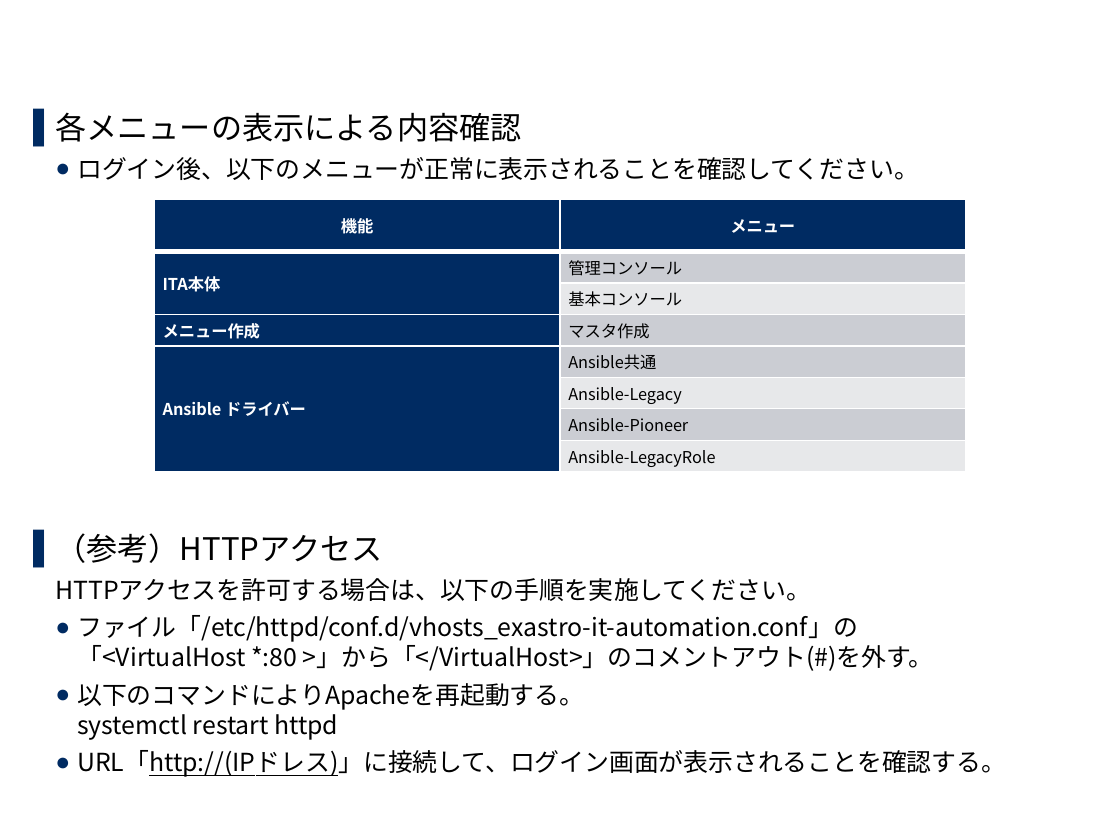
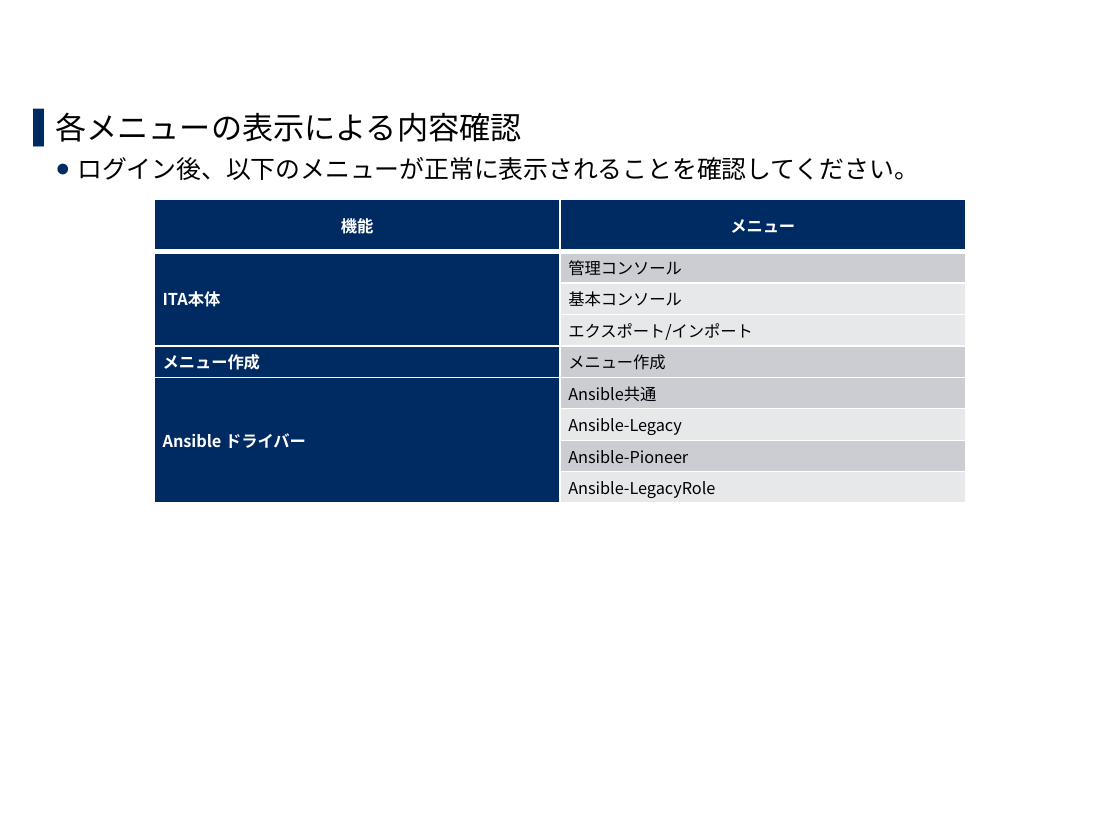
Before and after one commit to exastro-suite/it-automation-docs, a slide deck: slide 24 of asset/Learn_ja/ITA-offline-install_ja.pptx (slide 26 before the commit). Drawn at 1120x840 pixels with LibreOffice and Linux fonts; fonts in the diff are those of the drawing; background and template pictures are left out. Boxes give left, top, right and bottom in pixels: in the first picture for what was removed or moved away, otherwise in the second. Text is boxed around its words. In the diff, an @@ line names an element or a change of style, - is before the commit and + after.

```diff
--- a/asset/Learn_ja/ITA-offline-install_ja.pptx
+++ b/asset/Learn_ja/ITA-offline-install_ja.pptx
@@ table at [155, 199, 965, 503] @@
-row 4: メニュー作成 | マスタ作成
+row 4:  | エクスポート/インポート
+row 5: メニュー作成 | メニュー作成
@@ text at [55, 533, 1006, 777]: paragraphs removed @@
-▌ （参考）HTTPアクセス
-  HTTPアクセスを許可する場合は、以下の手順を実施してください。
-  ● ファイル「/etc/httpd/conf.d/vhosts_exastro-it-automation.conf」の
-    「<VirtualHost *:80 >」から「</VirtualHost>」のコメントアウト(#)を外す。
-  ● 以下のコマンドによりApacheを再起動する。
-    systemctl restart httpd
-  ● URL「http://(IPドレス)」に接続して、ログイン画面が表示されることを確認する。
```
Also in this commit, not shown: 6 other slides changed, 2 slides added.
